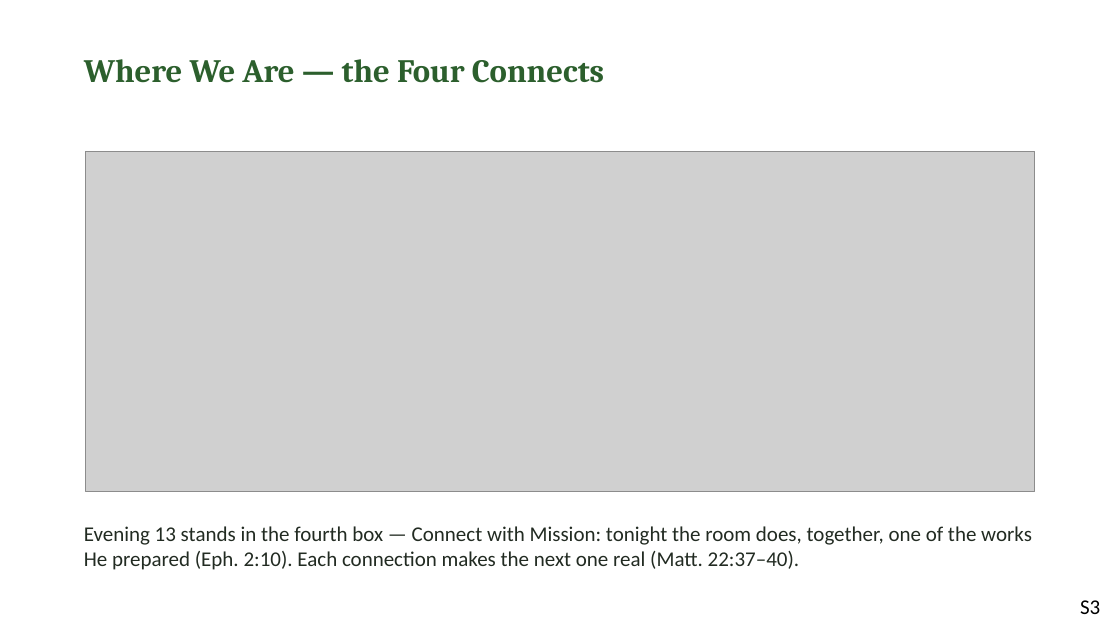
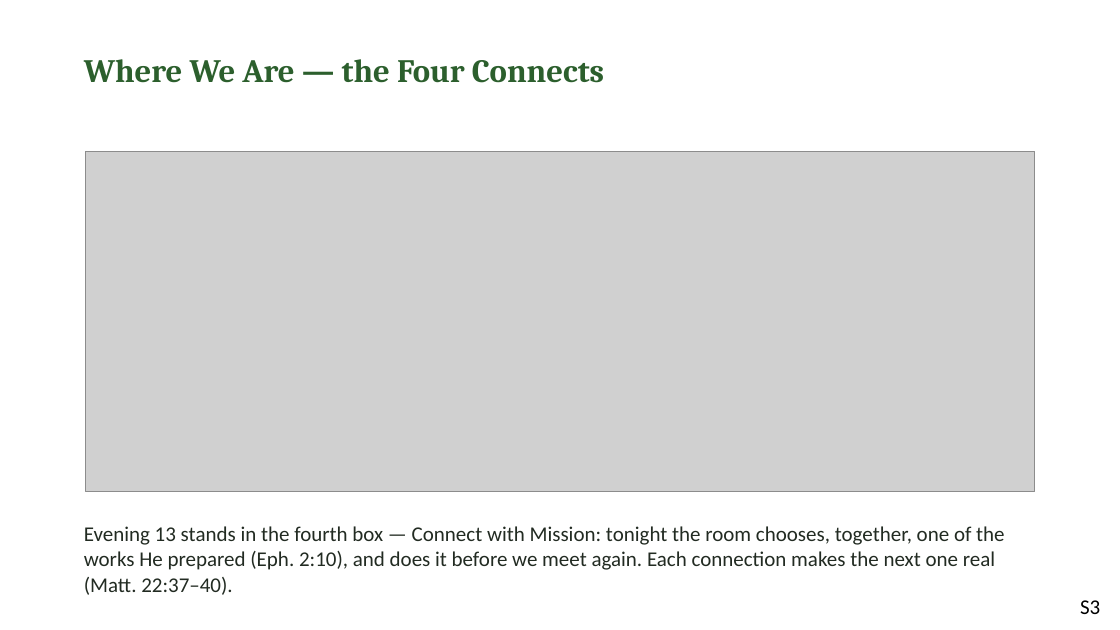
Before and after one commit to jgtittle-ministries/fellowship-of-the-heart-pilot-at-cca-dev, a slide deck: slide 3 of _implementation-notes/evening-series/FotH Evening Session 13a Slides DRAFT v1.pptx. Drawn at 1120x630 pixels with LibreOffice and Linux fonts; fonts in the diff are those of the drawing; grey boxes stand for pictures. Boxes give left, top, right and bottom in pixels: in the first picture for what was removed or moved away, otherwise in the second. Text is boxed around its words. In the diff, an @@ line names an element or a change of style, - is before the commit and + after.

```diff
--- a/_implementation-notes/evening-series/FotH Evening Session 13a Slides DRAFT v1.pptx
+++ b/_implementation-notes/evening-series/FotH Evening Session 13a Slides DRAFT v1.pptx
@@ text at box(84, 526, 1004, 595): text changed @@
-Evening 13 stands in the fourth box — Connect with Mission: tonight the room does, together, one of the works He prepared (Eph. 2:10). Each connection makes the next one real (Matt. 22:37–40).
+Evening 13 stands in the fourth box — Connect with Mission: tonight the room chooses, together, one of the works He prepared (Eph. 2:10), and does it before we meet again. Each connection makes the next one real (Matt. 22:37–40).
```
Also in this commit, not shown: 11 other slides changed, 3 slides added, 28 other files.
